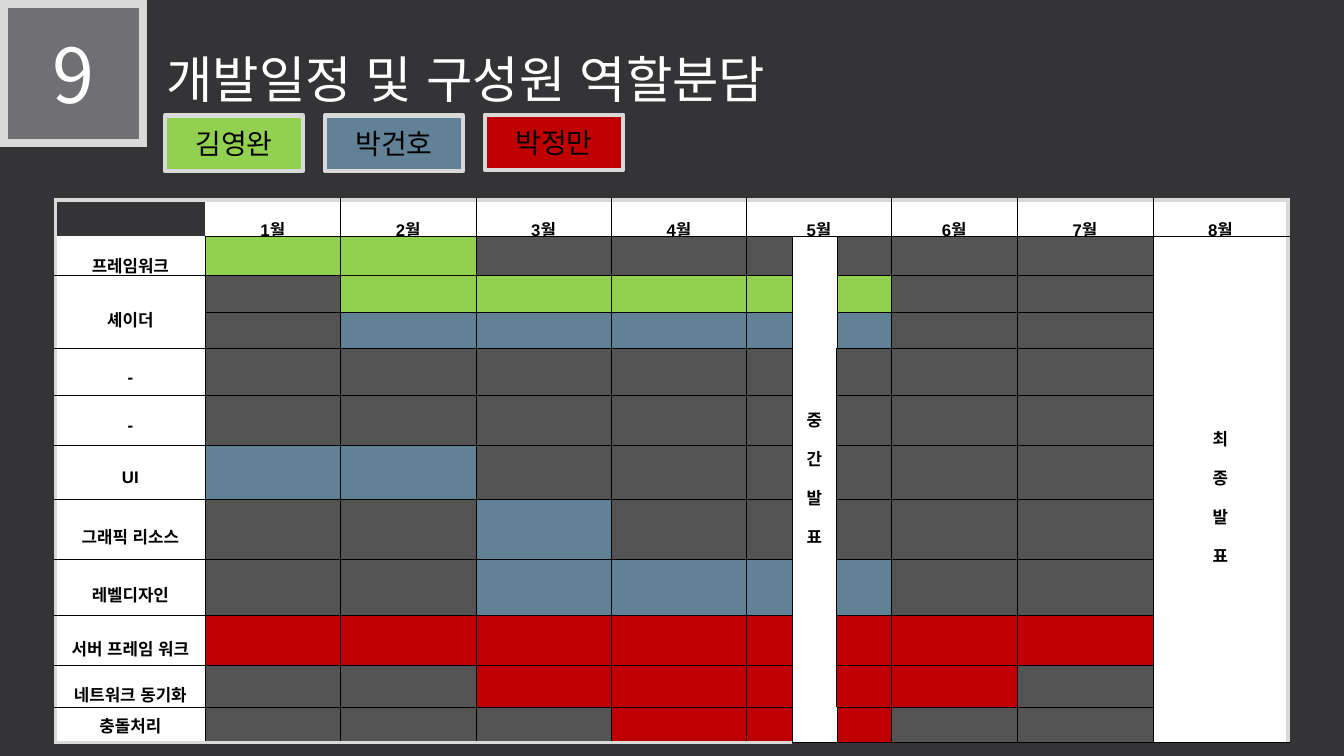
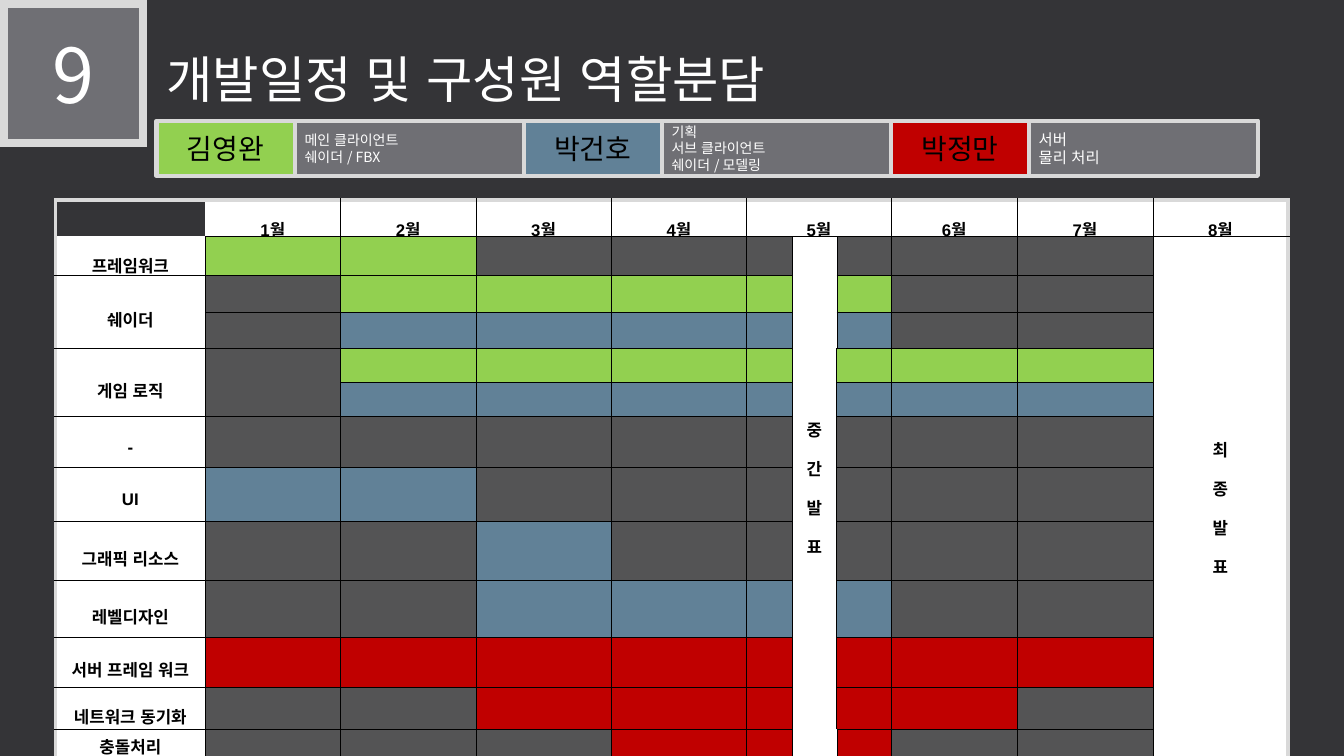
Before and after one commit to LEGO0937/Our_Project, a slide deck: slide 14 of 기획단계/졸작 제안서_α.pptx. Drawn at 1344x756 pixels with LibreOffice and Linux fonts; fonts in the diff are those of the drawing. Boxes give left, top, right and bottom in pixels: in the first picture for what was removed or moved away, otherwise in the second. Text is boxed around its words. In the diff, an @@ line names an element or a change of style, - is before the commit and + after.

```diff
--- a/기획단계/졸작 제안서_α.pptx
+++ b/기획단계/졸작 제안서_α.pptx
@@ rectangle "김영완": place and size @@
-rectangle "김영완" at <box>165,116,303,171</box>
+rectangle "김영완" at <box>156,121,294,176</box>
@@ rectangle added at <box>294,121,523,176</box>, fill #6F6F74, outline #D9D9D9 3 pt, 10 pt, text #FFFFFF @@
+메인 클라이언트
+쉐이더 / FBX
@@ rectangle "박건호": place and size @@
-rectangle "박건호" at <box>325,116,463,171</box>
+rectangle "박건호" at <box>523,121,661,176</box>
@@ rectangle added at <box>662,121,891,176</box>, fill #6F6F74, outline #D9D9D9 3 pt, 10 pt, text #FFFFFF @@
+기획
+서브 클라이언트
+쉐이더 / 모델링
@@ rectangle "박정만": place and size @@
-rectangle "박정만" at <box>485,115,623,170</box>
+rectangle "박정만" at <box>891,121,1029,176</box>
@@ rectangle added at <box>1029,121,1258,176</box>, fill #6F6F74, outline #D9D9D9 3 pt, 11 pt, text #FFFFFF @@
+서버
+물리 처리
@@ table at <box>55,201,1287,756</box> @@
-row 3, column 1: 셰이더
+row 3, column 1: 쉐이더
-row 5: - |  |  |  |  |  |  |  |  |  | 
+row 5: 게임 로직 |  |  |  |  |  |  |  |  |  | 
+row 6:  |  |  |  |  |  |  |  |  |  | 
```
Also in this commit, not shown: 7 other slides changed.
